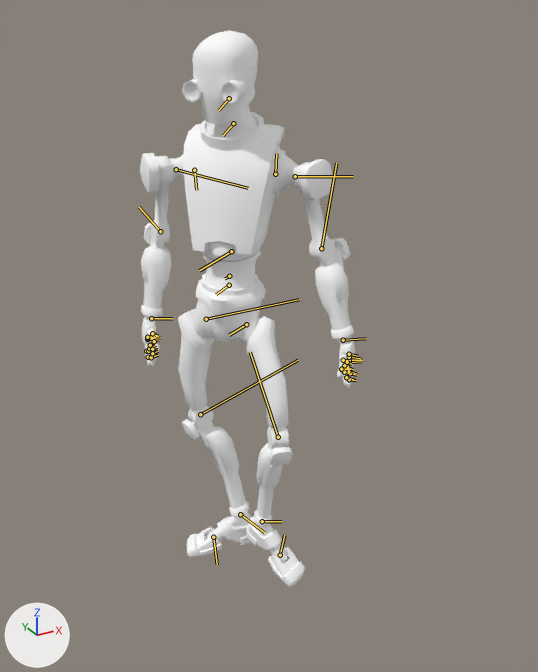
What one commit did to the FBX model Assets/Animatons/Robot Kyle/Robot Kyle@Right Turn.fbx.
The view is the same before and after, from a 50 mm lens placed at (-0.929, -1.968, 1.849), pointed at (0.122, -0.059, 0.894). The axes (+X, +Y, +Z) are drawn at lower left. The lights are the same throughout. Both versions are drawn at frame 17 of the action 'mixamo.com'; the numbers are the values there. The bones that bend it are drawn over the model as lines.

Objects in the first picture: 'Robot2'.
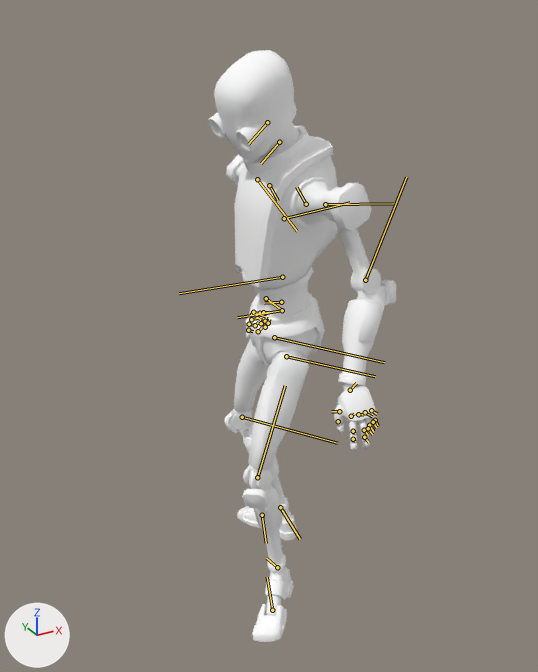
Commit message: [fix] Fixed right turning

What the commit changed:
Bone 'Root' (bone_root) moves from (0.8, -13.1, 6.3) to (-3.9, 9.2, 12.7).
Bone 'Root' (bone_root) turns from (-42, -10, -1) to (-104, 0, 8) degrees about its own x, y and z.
Bone 'Ribs' (bone_ribs) turns from (0, 3, 3) to (7, 2, 1) degrees about its own x, y and z.
Bone 'Neck' (bone_neck) turns from (-8, 3, 9) to (7, -19, 20) degrees about its own x, y and z.
Bone 'Left_Shoulder_Joint_01' (bone_left_shoulder_joint_01) turns from (5, -19, -4) to (30, 15, 4) degrees about its own x, y and z.
Bone 'Left_Upper_Arm_Joint_01' (bone_left_upper_arm_joint_01) turns from (21, -3, -20) to (-1, -26, -26) degrees about its own x, y and z.
Bone 'Left_Forearm_Joint_01' (bone_left_forearm_joint_01) turns from (10, 7, 10) to (-16, -21, 14) degrees about its own x, y and z.
Bone 'Left_Wrist_Joint_01' (bone_left_wrist_joint_01) turns from (-40, -1, -15) to (18, 12, 21) degrees about its own x, y and z.
Bone 'Left_Index_Finger_Joint_01a' (bone_left_index_finger_joint_01a) turns from (0, -5, 2) to (1, -12, -2) degrees about its own x, y and z.
Bone 'Left_Index_Finger_Joint_01b' (bone_left_index_finger_joint_01b) turns from (0, 1, -16) to (0, -1, -25) degrees about its own x, y and z.
Bone 'Left_Middle_Finger_Joint_01a' (bone_left_middle_finger_joint_01a) turns from (0, -1, -5) to (-1, 5, -13) degrees about its own x, y and z.
Bone 'Left_Middle_Finger_Joint_01b' (bone_left_middle_finger_joint_01b) turns from (0, 1, -16) to (1, -3, -31) degrees about its own x, y and z.
Bone 'Left_Ring_Finger_Joint_01a' (bone_left_ring_finger_joint_01a) turns from (0, -1, -11) to (-5, 8, -30) degrees about its own x, y and z.
Bone 'Left_Ring_Finger_Joint_01b' (bone_left_ring_finger_joint_01b) turns from (0, 2, -20) to (2, -4, -41) degrees about its own x, y and z.
Bone 'Left_Pinky_Finger_Joint_01a' (bone_left_pinky_finger_joint_01a) turns from (0, 1, -16) to (-7, 12, -34) degrees about its own x, y and z.
Bone 'Left_Pinky_Finger_Joint_01b' (bone_left_pinky_finger_joint_01b) turns from (0, 1, -16) to (4, -5, -48) degrees about its own x, y and z.
Bone 'Left_Thumb_Joint_01a' (bone_left_thumb_joint_01a) turns from (0, 1, -10) to (1, -7, -26) degrees about its own x, y and z.
Bone 'Right_Shoulder_Joint_01' (bone_right_shoulder_joint_01) turns from (4, -12, -2) to (24, -28, 10) degrees about its own x, y and z.
Bone 'Right_Upper_Arm_Joint_01' (bone_right_upper_arm_joint_01) turns from (30, 5, -21) to (-9, 7, -33) degrees about its own x, y and z.
Bone 'Right_Forearm_Joint_01' (bone_right_forearm_joint_01) turns from (1, 9, 3) to (1, 2, 26) degrees about its own x, y and z.
Bone 'Right_Wrist_Joint_01' (bone_right_wrist_joint_01) turns from (-16, -16, -3) to (5, -13, 4) degrees about its own x, y and z.
Bone 'Right_Index_Finger_Joint_01a' (bone_right_index_finger_joint_01a) turns from (0, -5, 4) to (-1, -4, -1) degrees about its own x, y and z.
Bone 'Right_Middle_Finger_Joint_01a' (bone_right_middle_finger_joint_01a) turns from (0, -1, -4) to (0, -3, -17) degrees about its own x, y and z.
Bone 'Right_Middle_Finger_Joint_01b' (bone_right_middle_finger_joint_01b) turns from (0, 1, -16) to (2, -4, -48) degrees about its own x, y and z.
Bone 'Right_Ring_Finger_Joint_01a' (bone_right_ring_finger_joint_01a) turns from (0, -1, -10) to (0, 1, -31) degrees about its own x, y and z.
Bone 'Right_Ring_Finger_Joint_01b' (bone_right_ring_finger_joint_01b) turns from (0, 1, -20) to (3, -5, -55) degrees about its own x, y and z.
Bone 'Right_Pinky_Finger_Joint_01a' (bone_right_pinky_finger_joint_01a) turns from (0, 1, -15) to (-2, 3, -35) degrees about its own x, y and z.
Bone 'Right_Pinky_Finger_Joint_01b' (bone_right_pinky_finger_joint_01b) turns from (0, 1, -16) to (7, -8, -59) degrees about its own x, y and z.
Bone 'Right_Thumb_Joint_01a' (bone_right_thumb_joint_01a) turns from (0, 0, -8) to (-10, -10, -14) degrees about its own x, y and z.
Bone 'Left_Thigh_Joint_01' (bone_left_thigh_joint_01) turns from (-23, -14, -30) to (-13, -10, -37) degrees about its own x, y and z.
Bone 'Left_Knee_Joint_01' (bone_left_knee_joint_01) turns from (-1, 2, 46) to (-45, 8, 40) degrees about its own x, y and z.
Bone 'Left_Ankle_Joint_01' (bone_left_ankle_joint_01) turns from (-17, 25, -16) to (3, 1, 6) degrees about its own x, y and z.
Bone 'Right_Thigh_Joint_01' (bone_right_thigh_joint_01) turns from (-42, -5, 8) to (-10, 6, 29) degrees about its own x, y and z.
Bone 'Right_Knee_Joint_01' (bone_right_knee_joint_01) turns from (-2, -8, -17) to (-45, -1, -37) degrees about its own x, y and z.
Bone 'Right_Ankle_Joint_01' (bone_right_ankle_joint_01) turns from (-1, 24, 4) to (-9, -6, 0) degrees about its own x, y and z.

Boxes [x1, y1, x2, y2] around the edits, measured in the pictures (538 x 672 px):
'Robot2', posed (12% narrower, 6% taller)
    before: [140, 30, 355, 587]
    after: [208, 50, 396, 642]
bone 'Root', root to tip
    before: (229, 276) to (225, 278)
    after: (281, 302) to (264, 303)
bone 'Ribs', root to tip
    before: (231, 251) to (199, 270)
    after: (282, 277) to (179, 293)
bone 'Neck', root to tip
    before: (233, 123) to (223, 135)
    after: (279, 142) to (261, 163)
bone 'Left_Shoulder_Joint_01', root to tip
    before: (275, 174) to (276, 153)
    after: (306, 204) to (296, 187)
bone 'Left_Upper_Arm_Joint_01', root to tip
    before: (295, 176) to (353, 176)
    after: (325, 204) to (393, 203)
bone 'Left_Forearm_Joint_01', root to tip
    before: (321, 248) to (336, 163)
    after: (365, 280) to (406, 177)
bone 'Left_Wrist_Joint_01', root to tip
    before: (343, 340) to (366, 338)
    after: (350, 390) to (356, 383)
bone 'Left_Index_Finger_Joint_01a', root to tip
    before: (349, 362) to (361, 361)
    after: (351, 416) to (354, 413)
bone 'Left_Index_Finger_Joint_01b', root to tip
    before: (350, 373) to (357, 375)
    after: (353, 431) to (355, 433)
bone 'Left_Middle_Finger_Joint_01a', root to tip
    before: (349, 360) to (362, 360)
    after: (358, 414) to (363, 414)
bone 'Left_Middle_Finger_Joint_01b', root to tip
    before: (348, 371) to (356, 373)
    after: (364, 430) to (368, 435)
bone 'Left_Ring_Finger_Joint_01a', root to tip
    before: (349, 357) to (360, 358)
    after: (365, 412) to (372, 416)
bone 'Left_Ring_Finger_Joint_01b', root to tip
    before: (347, 367) to (353, 369)
    after: (369, 425) to (373, 431)
bone 'Left_Pinky_Finger_Joint_01a', root to tip
    before: (349, 354) to (358, 356)
    after: (371, 410) to (377, 414)
bone 'Left_Pinky_Finger_Joint_01b', root to tip
    before: (347, 362) to (351, 364)
    after: (375, 420) to (378, 425)
bone 'Left_Thumb_Joint_01a', root to tip
    before: (343, 360) to (348, 360)
    after: (339, 411) to (331, 411)
bone 'Right_Shoulder_Joint_01', root to tip
    before: (194, 170) to (196, 190)
    after: (269, 185) to (278, 200)
bone 'Right_Upper_Arm_Joint_01', root to tip
    before: (176, 169) to (248, 188)
    after: (257, 179) to (297, 231)
bone 'Right_Forearm_Joint_01', root to tip
    before: (160, 231) to (139, 207)
    after: (284, 218) to (350, 202)
bone 'Right_Wrist_Joint_01', root to tip
    before: (151, 318) to (172, 318)
    after: (266, 298) to (280, 309)
bone 'Right_Index_Finger_Joint_01a', root to tip
    before: (147, 339) to (159, 340)
    after: (252, 314) to (260, 319)
bone 'Right_Middle_Finger_Joint_01a', root to tip
    before: (147, 338) to (160, 337)
    after: (256, 314) to (265, 316)
bone 'Right_Middle_Finger_Joint_01b', root to tip
    before: (148, 351) to (155, 348)
    after: (255, 325) to (259, 321)
bone 'Right_Ring_Finger_Joint_01a', root to tip
    before: (147, 338) to (158, 336)
    after: (260, 313) to (268, 313)
bone 'Right_Ring_Finger_Joint_01b', root to tip
    before: (149, 348) to (155, 345)
    after: (261, 323) to (263, 318)
bone 'Right_Pinky_Finger_Joint_01a', root to tip
    before: (147, 337) to (156, 335)
    after: (263, 312) to (269, 312)
bone 'Right_Pinky_Finger_Joint_01b', root to tip
    before: (150, 345) to (154, 342)
    after: (265, 321) to (266, 316)
bone 'Right_Thumb_Joint_01a', root to tip
    before: (152, 333) to (157, 335)
    after: (253, 312) to (261, 315)
bone 'Left_Thigh_Joint_01', root to tip
    before: (246, 324) to (229, 335)
    after: (286, 356) to (375, 376)
bone 'Left_Knee_Joint_01', root to tip
    before: (278, 437) to (250, 352)
    after: (257, 477) to (285, 385)
bone 'Left_Ankle_Joint_01', root to tip
    before: (262, 521) to (281, 521)
    after: (277, 567) to (266, 558)
bone 'Right_Thigh_Joint_01', root to tip
    before: (206, 319) to (299, 299)
    after: (274, 337) to (384, 362)
bone 'Right_Knee_Joint_01', root to tip
    before: (200, 414) to (298, 360)
    after: (242, 417) to (337, 443)
bone 'Right_Ankle_Joint_01', root to tip
    before: (240, 514) to (264, 532)
    after: (280, 507) to (300, 539)
